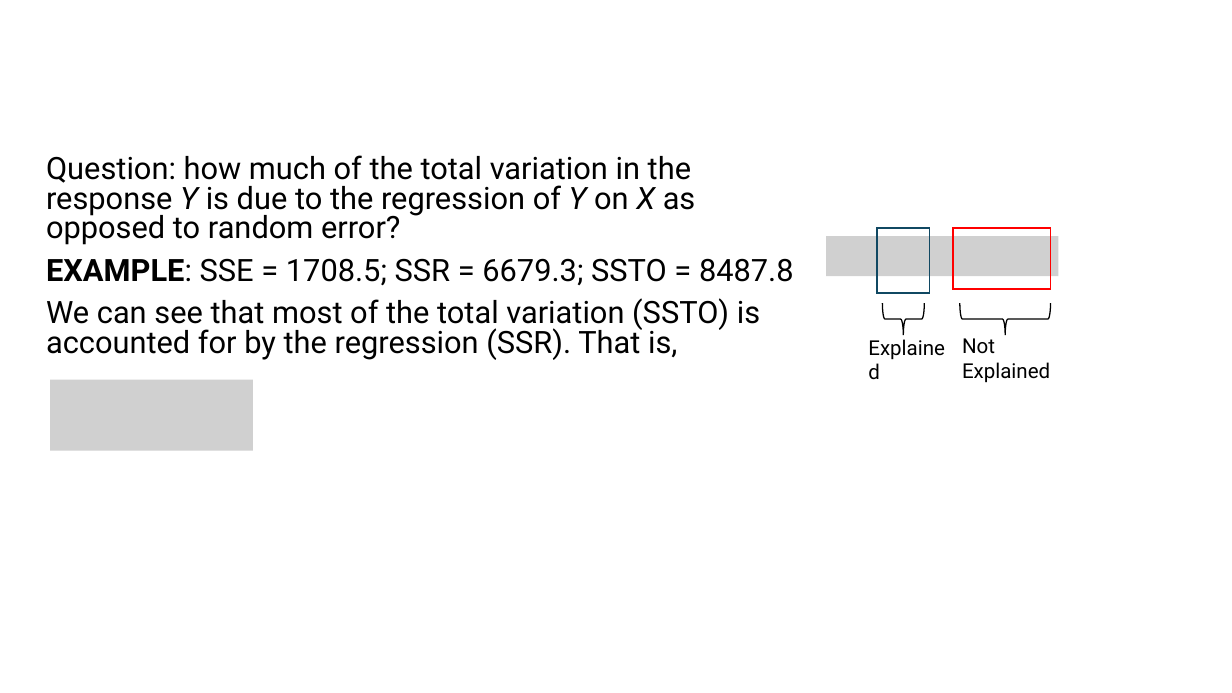
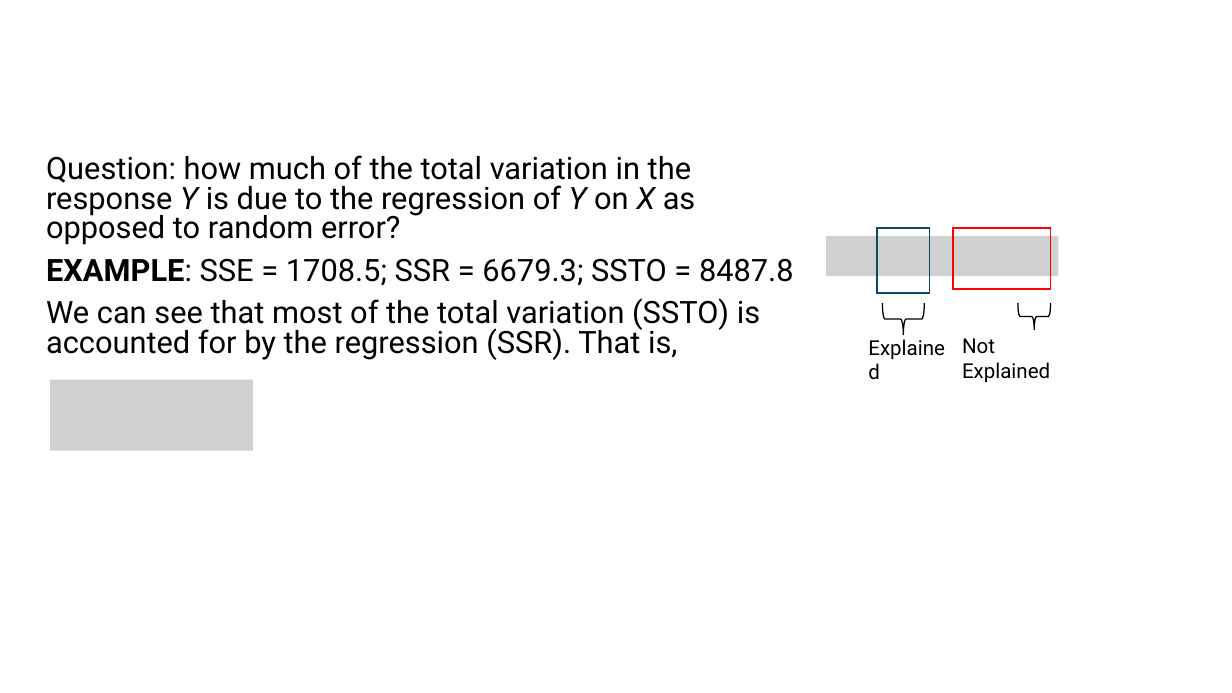
Before and after one commit to bigdataforsocialjustice/stats-for-social-justice, a slide deck: slide 35 of slides/MLR/lecture.pptx. Drawn at 1232x693 pixels with LibreOffice and Linux fonts; fonts in the diff are those of the drawing; grey boxes stand for pictures. Boxes give left, top, right and bottom in pixels: in the first picture for what was removed or moved away, otherwise in the second. Text is boxed around its words. In the diff, an @@ line names an element or a change of style, - is before the commit and + after.

```diff
--- a/slides/MLR/lecture.pptx
+++ b/slides/MLR/lecture.pptx
@@ left brace: place and size @@
-left brace at bbox=[961, 303, 1051, 335]
+left brace at bbox=[1019, 303, 1051, 330]
```
Also in this commit, not shown: 1 other slide changed, 18 other files.
